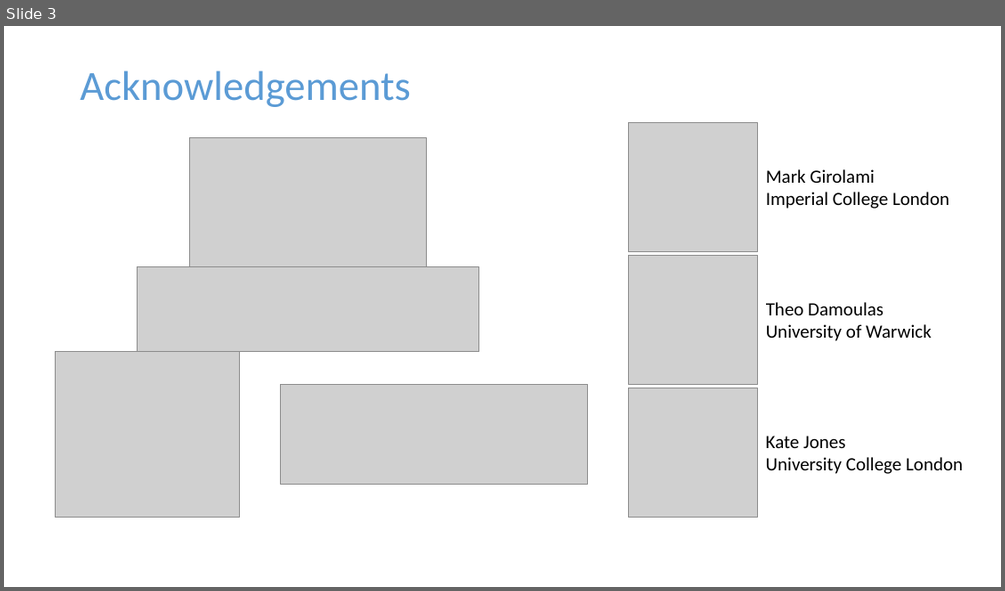
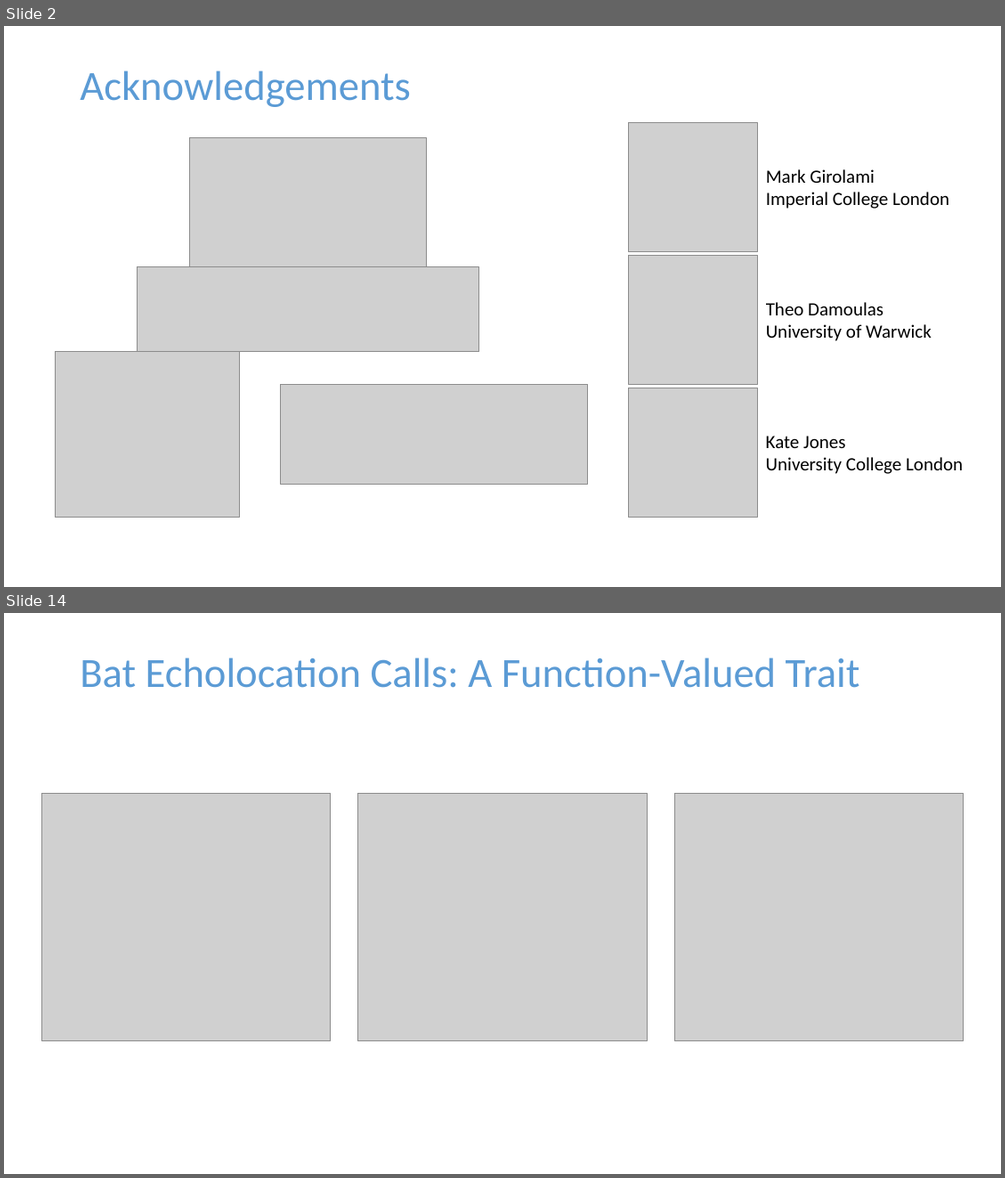
Before and after one commit to jpmeagher/SDS_Imperial, a slide deck: Presentation/Slides/Draft_0.pptx. Shown one above the other, each under a label of ours: slide 3 before the commit, slides 2 and 14 after it; the slides between them are not shown. The pictures are 1005x591 and 1005x1178 pixels, drawn with LibreOffice and Linux fonts; fonts in the diff are those of the drawing; grey boxes stand for pictures. Boxes give left, top, right and bottom in pixels: in the first picture for what was removed or moved away, otherwise in the second. Text is boxed around its words. In the diff, an @@ line names an element or a change of style, - is before the commit and + after.

```diff
--- a/Presentation/Slides/Draft_0.pptx
+++ b/Presentation/Slides/Draft_0.pptx
@@ slide 14 added at (x1=4, y1=613, x2=1001, y2=1174), background #FFFFFF @@
@@ title added at (x1=80, y1=657, x2=860, y2=688), 40 pt, text #5B9BD5 @@
+Bat Echolocation Calls: A Function-Valued Trait
@@ picture added at (x1=41, y1=793, x2=330, y2=1041) @@
@@ picture added at (x1=357, y1=793, x2=647, y2=1041) @@
@@ picture added at (x1=675, y1=793, x2=963, y2=1041) @@
@@ what was slide 3 is now slide 2 @@
```
Also in this commit, not shown: 2 slides changed, 18 other slides added, 3 slides removed, 2 other files.
